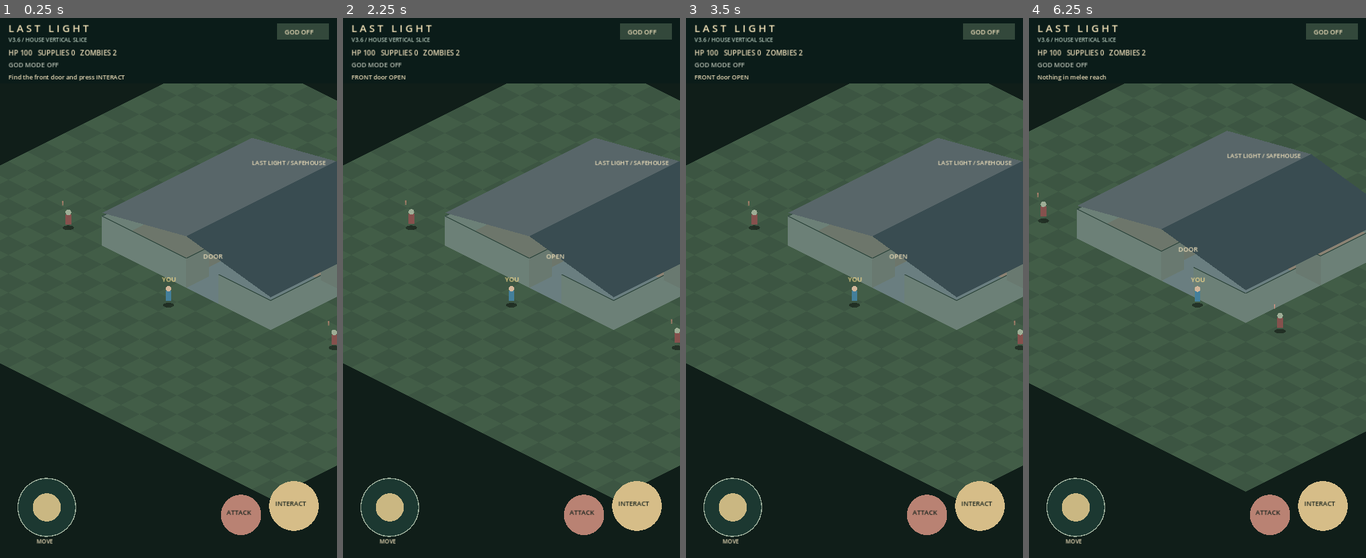
Above: before the commit, frames 1-4 (left to right).
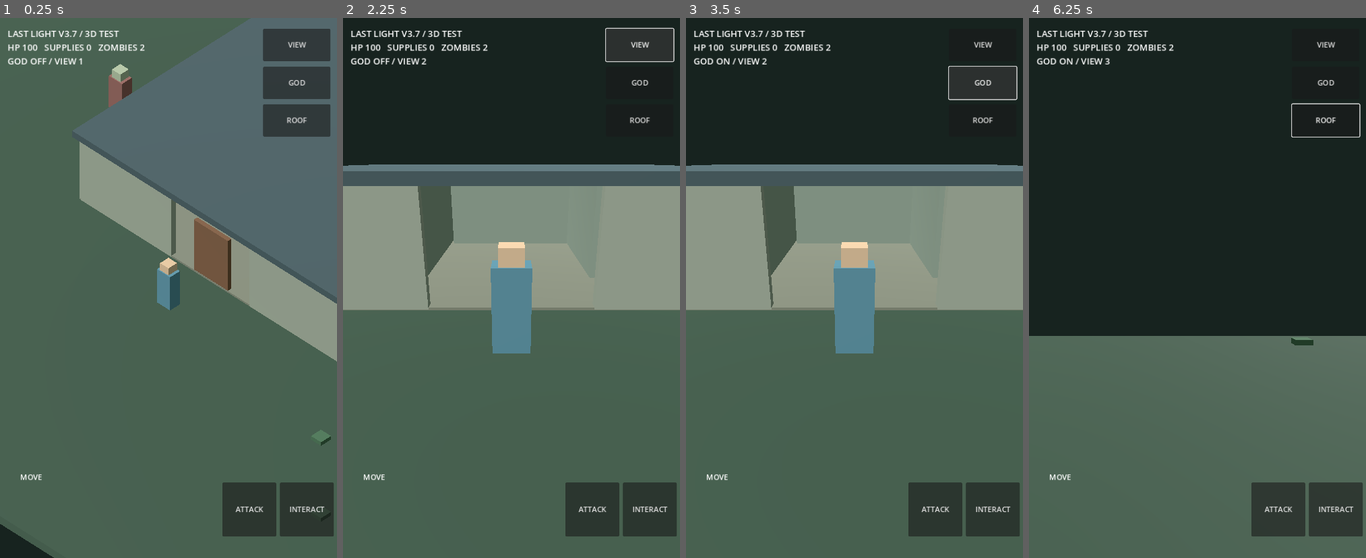
Above: after the commit, the same moments.

Repository: kalashgit/last-light-godot
Game: Godot game, scene res://house_3d.tscn
Two runs of this game, one before a commit and one after it. Both use one fixed random seed, a clock stepped at 60 frames per second and the inputs below. Before the commit the project starts from res://main.tscn.
Inputs (mouse positions are in pixels of both pictures, inside the frame that each line leads up to):
- Up to frame 1 (0.25 s): no input
- Up to frame 2 (2.25 s): click (592, 509) at 0.5 s, where only the run after the commit has a clickable "ATTACK"; click (649, 509) at 1.25 s, where only the run after the commit has a clickable "INTERACT"; click (639, 45) at 2 s, where only the run after the commit has a clickable "VIEW"
- Up to frame 3 (3.5 s): click (982, 82) at 2.75 s, where only the run after the commit has a clickable "GOD"
- Up to frame 4 (6.25 s): click (1325, 120) at 3.5 s, where only the run after the commit has a clickable "ROOF"; tap Enter at 4.25 s; move the mouse to (1271, 261) at 4.27 s; hold Right (ui_right) 4.28-5 s; tap E at 4.35 s; click (1271, 261) at 4.42 s; tap Space at 4.52, 5.75 s; drag from (1130, 315) to (1180, 396) at 5.02 s; move the mouse to (1231, 169) at 5.77 s; hold Right (ui_right) from 5.78 s (still down); tap V at 5.85 s

The runs differ from the first frame. In frame 1, 61% of the frame differs, in the area x 0-100%, y 0-100%; in frame 2, 60%; in frame 3, 60%; in frame 4, 71%, in the area x 0-100%, y 1-100%.

Commit message:
Launch playable V3.7 3D house by default; preserve V3.6 scene

Diff:
--- a/project.godot
+++ b/project.godot
@@ -1,8 +1,8 @@
 config_version=5
 
 [application]
-config/name="LAST LIGHT — House Vertical Slice V3.6"
-run/main_scene="res://main.tscn"
+config/name="LAST LIGHT — 3D House V3.7"
+run/main_scene="res://house_3d.tscn"
 config/features=PackedStringArray("4.3", "GL Compatibility")
 
 [display]
